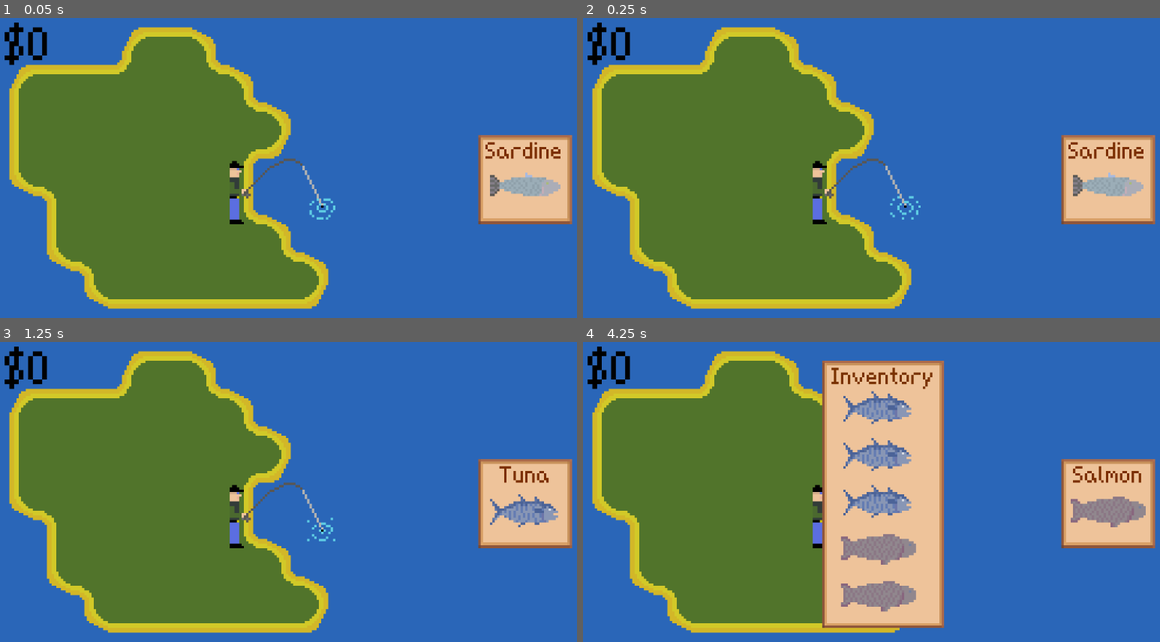
Above: before the commit, frames 1-4 (two rows, left to right).
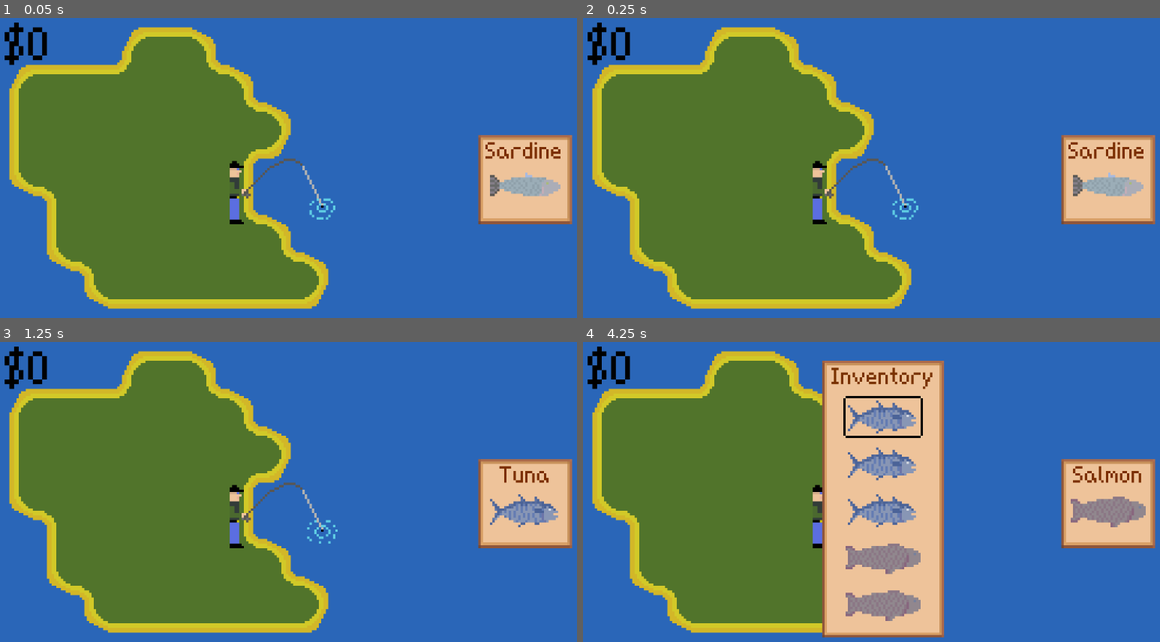
Above: after the commit, the same moments.

Repository: calebjeffries/aquaticus
Game: Godot game, scene res://main.tscn
Two runs of this game, one before a commit and one after it. Both use one fixed random seed, a clock stepped at 60 frames per second and the inputs below.
Inputs:
- Up to frame 1 (0.05 s): no input
- Up to frame 2 (0.25 s): no input
- Up to frame 3 (1.25 s): tap Enter at 0.5 s; hold W (up, bound only after the commit) from 0.53 s (still down); hold E (fish, bound only before the commit) from 0.53 s (still down)
- Up to frame 4 (4.25 s): release W (up, bound only after the commit) at 1.28 s; release E (fish, bound only before the commit) at 1.28 s; hold S (down, bound only after the commit) 1.28-2.03 s; tap E (fish, bound only before the commit) at 1.35, 2.85 s; tap Space at 2 s; hold E (fish, bound only before the commit) 2.03-2.78 s; hold W (up, bound only after the commit) 2.03-3.53 s; tap Enter at 3.5 s; hold S (down, bound only after the commit) from 3.53 s (still down); hold E (fish, bound only before the commit) from 3.53 s (still down); tap Q (inventory) at 4.15 s

Frame 1 is identical in both runs. In frame 2, 0.2% of the frame differs, in the area x 53-59%, y 59-68%; in frame 3, 0.2%; in frame 4, 5.9%, in the area x 41-63%, y 16-99%.

Commit message:
Add option to sell from inventory

Diff:
--- a/main.tscn
+++ b/main.tscn
@@ -1,8 +1,8 @@
-[gd_scene load_steps=31 format=4 uid="uid://df18g3psyg4q7"]
+[gd_scene load_steps=35 format=4 uid="uid://df18g3psyg4q7"]
 
 [ext_resource type="Texture2D" uid="uid://boa6wntccy372" path="res://images/tileset.png" id="1_hsg2t"]
 [ext_resource type="Texture2D" uid="uid://x2dyef0dqu0w" path="res://images/character/fishing1.png" id="2_wqipy"]
-[ext_resource type="Script" path="res://player.gd" id="3_gm5jx"]
+[ext_resource type="Script" path="res://scripts/player.gd" id="3_gm5jx"]
 [ext_resource type="Texture2D" uid="uid://jt0gh51d221p" path="res://images/character/fishing2.png" id="3_ig4q8"]
 [ext_resource type="Texture2D" uid="uid://c2cw2hss5jorf" path="res://images/9-patch-rect.png" id="4_7sesj"]
 [ext_resource type="Texture2D" uid="uid://6n1dojqoufdc" path="res://images/fish/sardine.png" id="4_o4usn"]
@@ -24,6 +24,9 @@
 [ext_resource type="Texture2D" uid="uid://diqxow2jqepux" path="res://images/character/idle-right6.png" id="18_cclqh"]
 [ext_resource type="Texture2D" uid="uid://dsji8h3b1qxd8" path="res://images/character/idle-right7.png" id="19_clm6i"]
 [ext_resource type="Texture2D" uid="uid://v0rfpc0orjwx" path="res://images/character/idle-right8.png" id="20_ba17n"]
+[ext_resource type="Texture2D" uid="uid://drxy46wrrc84m" path="res://images/selected-fish-outline.png" id="25_677s2"]
+[ext_resource type="Texture2D" uid="uid://sgvq2d11wpnn" path="res://images/empty.png" id="26_2vomw"]
+[ext_resource type="Script" path="res://scripts/inventory_full.gd" id="27_qk80k"]
 
 [sub_resource type="TileSetAtlasSource" id="TileSetAtlasSource_lw7ho"]
 texture = ExtResource("1_hsg2t")
@@ -135,6 +138,11 @@
 font_size = 10
 font_color = Color(0.477443, 0.196402, 1.92523e-07, 1)
 
+[sub_resource type="LabelSettings" id="LabelSettings_u2cqi"]
+font = ExtResource("6_8y54k")
+font_size = 20
+font_color = Color(0.85, 0, 0, 1)
+
 [node name="Main" type="Node2D"]
 
 [node name="Camera2D" type="Camera2D" parent="."]
@@ -151,7 +159,7 @@
 position = Vector2(-8, 2)
 sprite_frames = SubResource("SpriteFrames_x5yff")
 autoplay = "default"
-frame_progress = 0.909305
+frame_progress = 0.370313
 script = ExtResource("3_gm5jx")
 
 [node name="FishCaught" type="Node2D" parent="Root"]
@@ -196,7 +204,7 @@
 offset_left = -26.0
 offset_top = -64.0
 offset_right = 26.0
-offset_bottom = -50.0
+offset_bottom = -30.0
 texture = ExtResource("4_7sesj")
 patch_margin_left = 3
 patch_margin_top = 3
@@ -213,3 +221,21 @@
 label_settings = SubResource("LabelSettings_7ftk2")
 
 [node name="Contents" type="Node2D" parent="Root/Inventory"]
+
+[node name="Selector" type="Sprite2D" parent="Root/Inventory"]
+position = Vector2(26, 22)
+texture = ExtResource("25_677s2")
+
+[node name="Empty" type="Sprite2D" parent="Root/Inventory"]
+position = Vector2(26, 22)
+texture = ExtResource("26_2vomw")
+
+[node name="InventoryFull" type="Label" parent="Root"]
+offset_left = -96.0
+offset_top = -72.0
+offset_right = 96.0
+offset_bottom = -48.0
+text = "INVENTORY FULL!"
+label_settings = SubResource("LabelSettings_u2cqi")
+horizontal_alignment = 1
+script = ExtResource("27_qk80k")
--- a/player.gd
+++ /dev/null
@@ -1,68 +0,0 @@
-extends AnimatedSprite2D
-
-var fishcaught
-var fishicon
-var fishname
-var moneylabel
-var inventorynode
-
-var fishinfo
-var money = 0
-var inventory = []
-
-class Fish:
-	var name: String
-	var weight: int
-	var length: int
-	var texture: String
-	func _init(fishname: String, fishweight: int, fishlength: int, fishtexture: String):
-		name = fishname
-		weight = fishweight
-		length = fishlength
-		texture = fishtexture
-
-func _ready():
-	fishcaught = get_node("../FishCaught")
-	moneylabel = get_node("../Money")
-	inventorynode = get_node("../Inventory")
-	fishicon = fishcaught.get_node("Icon")
-	fishname = fishcaught.get_node("FishName")
-
-	var jsonFile = "res://data/fish.json"
-	var jsonFileText = FileAccess.get_file_as_string(jsonFile)
-	fishinfo = JSON.parse_string(jsonFileText)
-
-func _input(event: InputEvent) -> void:
-	if event.is_action_pressed("fish"):
-		gofishing()
-	if event.is_action_pressed("inventory"):
-		showinventory()
-
-func gofishing():
-	fishcaught.visible = true
-	var catch = fishinfo.fish[randi_range(0, len(fishinfo.fish)-1)]
-	fishicon.texture = load(catch.texture)
-	fishname.text = catch.name.capitalize()
-	var weight = randf_range(catch.weightmin, catch.weightmax)
-	var length = randf_range(catch.lengthmin, catch.lengthmax)
-	#money += round(weight * catch.quality)
-	#moneylabel.text = "$" + str(money)
-	inventory.append(Fish.new(catch.name, weight, length, catch.texture))
-
-func showinventory():
-	if inventorynode.visible == false:
-		var fishnum = 0
-		inventorynode.visible = true
-		for n in inventorynode.get_node("Contents").get_children():
-			inventorynode.get_node("Contents").remove_child(n)
-			n.queue_free()
-		for inventoryfish in inventory:
-			var newnode = Sprite2D.new()
-			newnode.texture = load(inventoryfish.texture)
-			newnode.position.x = 24
-			newnode.position.y = 20 + 20 * fishnum
-			inventorynode.get_node("Contents").add_child(newnode)
-			fishnum += 1
-		inventorynode.size.y = 14 + 20 * fishnum
-	else:
-		inventorynode.visible = false
--- a/project.godot
+++ b/project.godot
@@ -23,8 +23,8 @@
 
 [input]
 
-fish={
-"deadzone": 0.49,
+select={
+"deadzone": 0.5,
 "events": [Object(InputEventKey,"resource_local_to_scene":false,"resource_name":"","device":0,"window_id":0,"alt_presse …(189 unchanged characters)…
 ]
 }
@@ -33,6 +33,30 @@
 "events": [Object(InputEventKey,"resource_local_to_scene":false,"resource_name":"","device":0,"window_id":0,"alt_presse …(189 unchanged characters)…
 ]
 }
+up={
+"deadzone": 0.5,
+"events": [Object(InputEventKey,"resource_local_to_scene":false,"resource_name":"","device":-1,"window_id":0,"alt_pressed":false,"shift_pressed":false,"ctrl_pressed":false,"meta_pressed":false,"pressed":false,"keycode":0,"physical_keycode":87,"key_label":0,"unicode":119,"location":0,"echo":false,"script":null)
+, Object(InputEventKey,"resource_local_to_scene":false,"resource_name":"","device":-1,"window_id":0,"alt_pressed":false,"shift_pressed":false,"ctrl_pressed":false,"meta_pressed":false,"pressed":false,"keycode":0,"physical_keycode":4194320,"key_label":0,"unicode":0,"location":0,"echo":false,"script":null)
+]
+}
+down={
+"deadzone": 0.5,
+"events": [Object(InputEventKey,"resource_local_to_scene":false,"resource_name":"","device":-1,"window_id":0,"alt_pressed":false,"shift_pressed":false,"ctrl_pressed":false,"meta_pressed":false,"pressed":false,"keycode":0,"physical_keycode":83,"key_label":0,"unicode":115,"location":0,"echo":false,"script":null)
+, Object(InputEventKey,"resource_local_to_scene":false,"resource_name":"","device":-1,"window_id":0,"alt_pressed":false,"shift_pressed":false,"ctrl_pressed":false,"meta_pressed":false,"pressed":false,"keycode":0,"physical_keycode":4194322,"key_label":0,"unicode":0,"location":0,"echo":false,"script":null)
+]
+}
+left={
+"deadzone": 0.5,
+"events": [Object(InputEventKey,"resource_local_to_scene":false,"resource_name":"","device":-1,"window_id":0,"alt_pressed":false,"shift_pressed":false,"ctrl_pressed":false,"meta_pressed":false,"pressed":false,"keycode":0,"physical_keycode":65,"key_label":0,"unicode":97,"location":0,"echo":false,"script":null)
+, Object(InputEventKey,"resource_local_to_scene":false,"resource_name":"","device":-1,"window_id":0,"alt_pressed":false,"shift_pressed":false,"ctrl_pressed":false,"meta_pressed":false,"pressed":false,"keycode":0,"physical_keycode":4194319,"key_label":0,"unicode":0,"location":0,"echo":false,"script":null)
+]
+}
+right={
+"deadzone": 0.5,
+"events": [Object(InputEventKey,"resource_local_to_scene":false,"resource_name":"","device":-1,"window_id":0,"alt_pressed":false,"shift_pressed":false,"ctrl_pressed":false,"meta_pressed":false,"pressed":false,"keycode":0,"physical_keycode":68,"key_label":0,"unicode":100,"location":0,"echo":false,"script":null)
+, Object(InputEventKey,"resource_local_to_scene":false,"resource_name":"","device":-1,"window_id":0,"alt_pressed":false,"shift_pressed":false,"ctrl_pressed":false,"meta_pressed":false,"pressed":false,"keycode":0,"physical_keycode":4194321,"key_label":0,"unicode":0,"location":0,"echo":false,"script":null)
+]
+}
 
 [rendering]
 
--- /dev/null
+++ b/scripts/inventory_full.gd
@@ -0,0 +1,5 @@
+extends Label
+
+func _process(delta: float) -> void:
+	if modulate.a > 0:
+		modulate.a -= 1000 * delta
--- /dev/null
+++ b/scripts/player.gd
@@ -0,0 +1,96 @@
+extends AnimatedSprite2D
+
+var fishcaught
+var fishicon
+var fishname
+var moneylabel
+var inventorynode
+
+var fishinfo
+var money = 0
+var inventory = []
+var selectedinventoryfish = 0
+
+class Fish:
+	var name: String
+	var weight: int
+	var length: int
+	var quality: int
+	var texture: String
+	func _init(fishname: String, fishweight: int, fishlength: int, fishquality: int, fishtexture: String):
+		name = fishname
+		weight = fishweight
+		length = fishlength
+		quality = fishquality
+		texture = fishtexture
+
+func _ready():
+	fishcaught = get_node("../FishCaught")
+	moneylabel = get_node("../Money")
+	inventorynode = get_node("../Inventory")
+	fishicon = fishcaught.get_node("Icon")
+	fishname = fishcaught.get_node("FishName")
+
+	var jsonFile = "res://data/fish.json"
+	var jsonFileText = FileAccess.get_file_as_string(jsonFile)
+	fishinfo = JSON.parse_string(jsonFileText)
+
+func _input(event: InputEvent) -> void:
+	if inventorynode.visible == true:
+		if event.is_action_pressed("down"):
+			if selectedinventoryfish < len(inventory)-1:
+				inventorynode.get_node("Selector").position.y += 20
+				selectedinventoryfish += 1
+		elif event.is_action_pressed("up"):
+			if selectedinventoryfish > 0:
+				inventorynode.get_node("Selector").position.y -= 20
+				selectedinventoryfish -= 1
+		elif event.is_action_pressed("select") and len(inventory) > 0:
+			money += round(inventory[selectedinventoryfish].weight * inventory[selectedinventoryfish].quality)
+			moneylabel.text = "$" + str(money)
+			inventory.remove_at(selectedinventoryfish)
+			renderinventory()
+	else:
+		if event.is_action_pressed("select"):
+			gofishing()
+	if event.is_action_pressed("inventory"):
+		if inventorynode.visible == false:
+			inventorynode.visible = true
+			renderinventory()
+		else:
+			inventorynode.visible = false
+
+func gofishing():
+	if len(inventory) < 5:
+		fishcaught.visible = true
+		var catch = fishinfo.fish[randi_range(0, len(fishinfo.fish)-1)]
+		fishicon.texture = load(catch.texture)
+		fishname.text = catch.name.capitalize()
+		var weight = randf_range(catch.weightmin, catch.weightmax)
+		var length = randf_range(catch.lengthmin, catch.lengthmax)
+		inventory.append(Fish.new(catch.name, weight, length, catch.quality, catch.texture))
+	else:
+		get_node("../InventoryFull").modulate.a = 255
+
+func renderinventory():
+	var fishnum = 0
+	inventorynode.get_node("Selector").position.y = 24
+	selectedinventoryfish = 0
+	for n in inventorynode.get_node("Contents").get_children():
+		inventorynode.get_node("Contents").remove_child(n)
+		n.queue_free()
+	if len(inventory) == 0:
+		inventorynode.get_node("Empty").visible = true
+		inventorynode.get_node("Selector").visible = false
+		inventorynode.size.y = 32
+	else:
+		inventorynode.get_node("Empty").visible = false
+		inventorynode.get_node("Selector").visible = true
+		for inventoryfish in inventory:
+			var newnode = Sprite2D.new()
+			newnode.texture = load(inventoryfish.texture)
+			newnode.position.x = 26
+			newnode.position.y = 24 + 20 * fishnum
+			inventorynode.get_node("Contents").add_child(newnode)
+			fishnum += 1
+		inventorynode.size.y = 18 + 20 * fishnum
Binary file added: images/empty.png
Not shown, added: images/empty.png.import
Binary file added: images/selected-fish-outline.png
Not shown, added: images/selected-fish-outline.png.import
